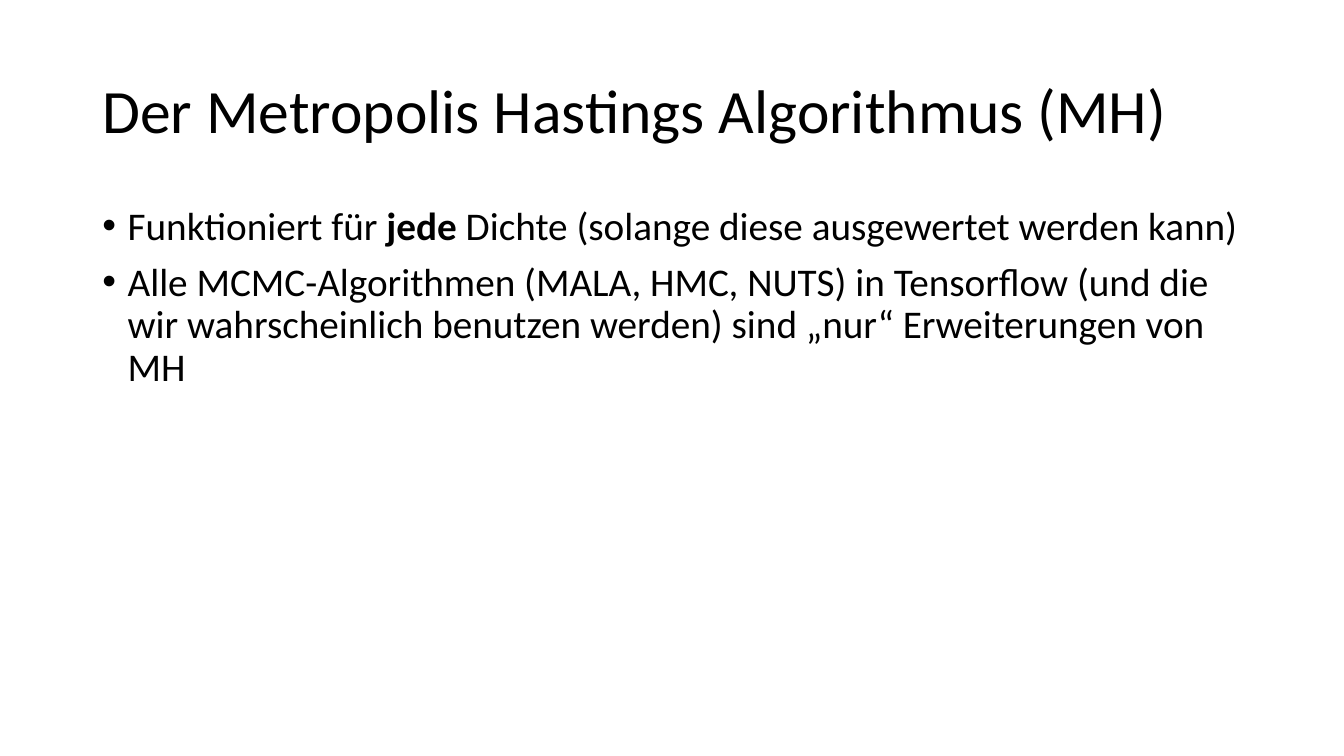
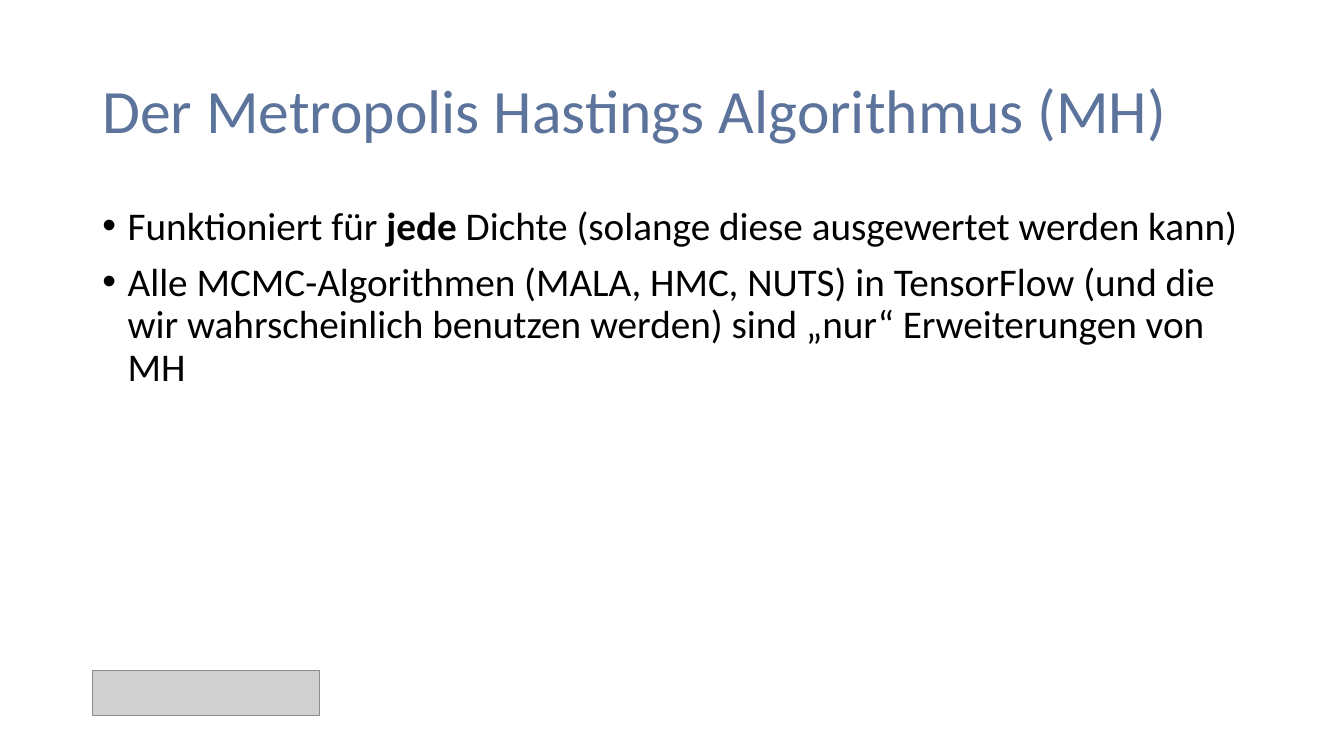
Before and after one commit to PaulNitschke/MCMC-Workshop---Stads, a slide deck: slide 10 of Präsentation_MonteCarlo.pptx. Drawn at 1344x756 pixels with LibreOffice and Linux fonts; fonts in the diff are those of the drawing; grey boxes stand for pictures. Boxes give left, top, right and bottom in pixels: in the first picture for what was removed or moved away, otherwise in the second. Text is boxed around its words. In the diff, an @@ line names an element or a change of style, - is before the commit and + after.

```diff
--- a/Präsentation_MonteCarlo.pptx
+++ b/Präsentation_MonteCarlo.pptx
@@ title "Der Metropolis Hastings Algorithmus (MH)" at box(102, 88, 1166, 144): text colour #000000 to #5C739C @@
@@ text at box(128, 267, 1215, 381): text changed @@
-• Alle MCMC-Algorithmen (MALA, HMC, NUTS) in Tensorflow (und die wir wahrscheinlich benutzen werden) sind „nur“ Erweiterungen von MH
+• Alle MCMC-Algorithmen (MALA, HMC, NUTS) in TensorFlow (und die wir wahrscheinlich benutzen werden) sind „nur“ Erweiterungen von MH
@@ picture added at box(93, 670, 320, 716) @@
```
Also in this commit, not shown: 25 other slides changed.
